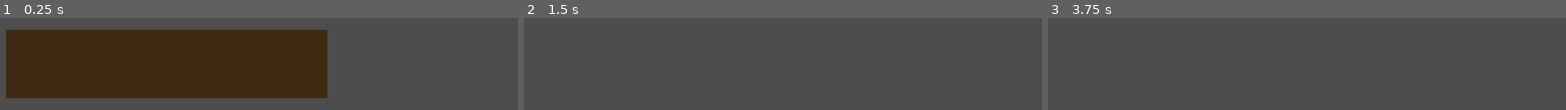
Above: before the commit, frames 1-3 (left to right).
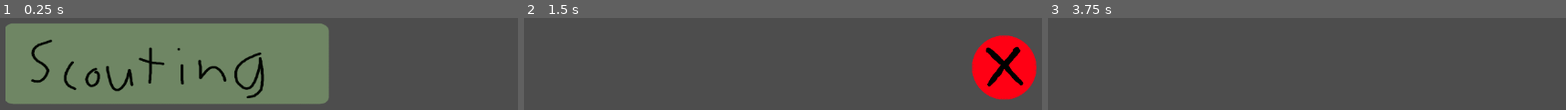
Above: after the commit, the same moments.

Repository: frc6357/ScoutingPass2026
Game: Godot game, scene res://Scenes/main.tscn
Two runs of this game, one before a commit and one after it. Both use one fixed random seed, a clock stepped at 60 frames per second and the inputs below.
Inputs:
- Up to frame 1 (0.25 s): no input
- Up to frame 2 (1.5 s): tap Enter at 0.5 s; tap M (main) at 0.6 s; tap S (scouting) at 0.8, 1.35 s; tap Space at 1.25 s
- Up to frame 3 (3.75 s): tap M (main) at 1.55, 2.1, 3.05 s; tap Enter at 2, 3.5 s; tap S (scouting) at 2.3 s; tap Space at 2.75 s; tap G (minigame) at 2.85 s; tap P (pit) at 3.6 s

The runs differ from the first frame. In frame 1, 54% of the frame differs, in the area x 1-64%, y 5-94%; in frame 2, 6.9%; in frame 3, nothing differs.

Commit message:
added button images

Diff:
--- a/Scenes/main.tscn
+++ b/Scenes/main.tscn
@@ -1,8 +1,8 @@
 [gd_scene load_steps=5 format=3 uid="uid://b3v62nyafqopb"]
 
 [ext_resource type="Script" path="res://Scripts/main.gd" id="1_d4pt4"]
-[ext_resource type="Texture2D" uid="uid://o6rxua8twk5w" path="res://Assets/Screenshot 2025-01-07 221236.png" id="2_a0y8h"]
 [ext_resource type="PackedScene" uid="uid://b4uye4bit4uft" path="res://Scenes/data_storage.tscn" id="2_cicmk"]
+[ext_resource type="Texture2D" uid="uid://cj4updg2snof4" path="res://Assets/button1.png" id="2_nl2lw"]
 
 [sub_resource type="RectangleShape2D" id="RectangleShape2D_qvxjn"]
 size = Vector2(60, 20)
@@ -21,9 +21,9 @@
 action = "scouting"
 
 [node name="Image" type="Sprite2D" parent="buttons/Scouting"]
-position = Vector2(1.95578e-08, -0.538605)
-scale = Vector2(5.77273, 4.87298)
-texture = ExtResource("2_a0y8h")
+position = Vector2(0.227273, 8.79713)
+scale = Vector2(0.0729062, 0.0991438)
+texture = ExtResource("2_nl2lw")
 
 [node name="Pitscouting" type="TouchScreenButton" parent="buttons"]
 position = Vector2(-1, -123)
--- a/Scenes/match_scouting.tscn
+++ b/Scenes/match_scouting.tscn
@@ -1,8 +1,9 @@
-[gd_scene load_steps=4 format=3 uid="uid://debhkbfae60wr"]
+[gd_scene load_steps=5 format=3 uid="uid://debhkbfae60wr"]
 
 [ext_resource type="Script" path="res://Scripts/match_scouting.gd" id="1_u2ron"]
 [ext_resource type="PackedScene" uid="uid://dyich51qwix0q" path="res://Scenes/qr_code_generator.tscn" id="2_77k5n"]
 [ext_resource type="PackedScene" uid="uid://b4uye4bit4uft" path="res://Scenes/data_storage.tscn" id="3_rvlpy"]
+[ext_resource type="Texture2D" uid="uid://6wksducocnk1" path="res://Assets/button2.png" id="4_hhm0p"]
 
 [node name="MatchScouting" type="Node2D"]
 script = ExtResource("1_u2ron")
@@ -12,3 +13,10 @@
 [node name="QR code generator" parent="." instance=ExtResource("2_77k5n")]
 
 [node name="DataStorage" parent="." instance=ExtResource("3_rvlpy")]
+
+[node name="Return to menu" type="TouchScreenButton" parent="."]
+
+[node name="Image" type="Sprite2D" parent="Return to menu"]
+position = Vector2(499, -240)
+scale = Vector2(0.25, 0.25)
+texture = ExtResource("4_hhm0p")
Binary file added: Assets/button1.png
Not shown, added: Assets/button1.png.import
Binary file added: Assets/button2.png
Not shown, added: Assets/button2.png.import
